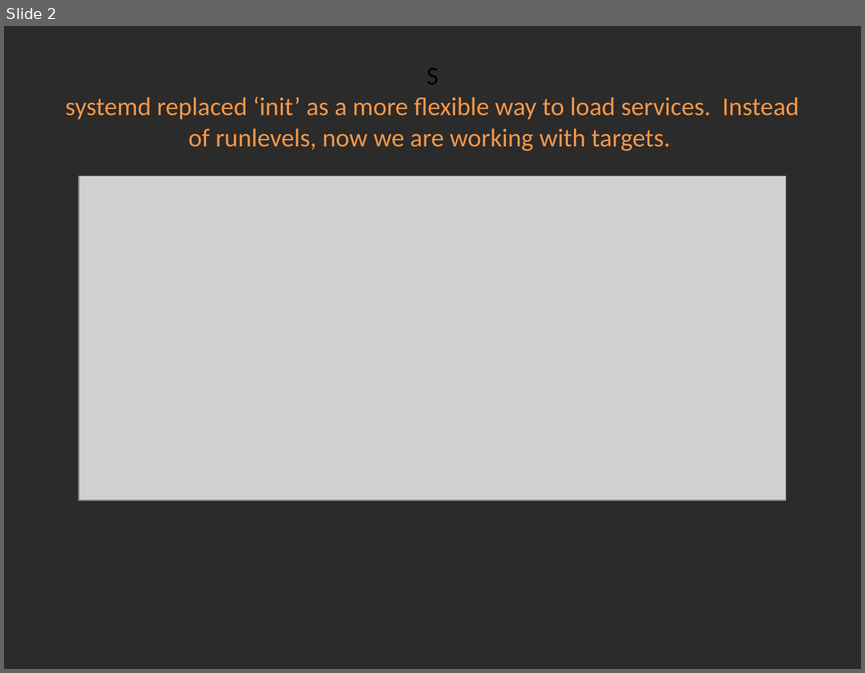
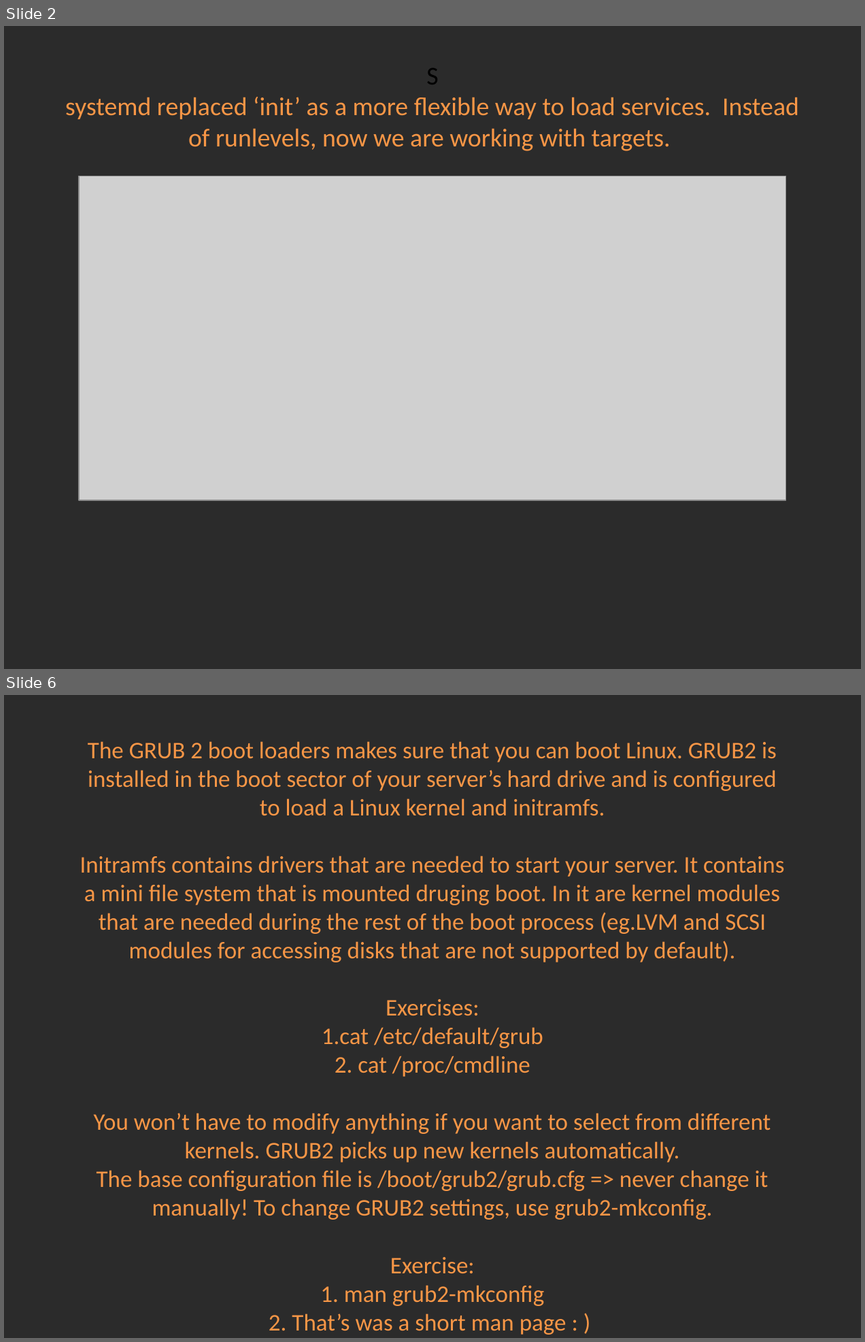
Before and after one commit to Academy-Soft-Intellect/Linux-Course, a slide deck: 10.SystemDAndTheBootProcedure/10-SystemDAndTheBootProcedure.pptx. Shown one above the other, each under a label of ours: slide 2 before the commit, slides 2 and 6 after it; the slides between them are not shown. The pictures are 865x673 and 865x1342 pixels, drawn with LibreOffice and Linux fonts; fonts in the diff are those of the drawing; grey boxes stand for pictures; background and template pictures are left out; a plain dark background stands for a picture behind light text. Boxes give left, top, right and bottom in pixels: in the first picture for what was removed or moved away, otherwise in the second. Text is boxed around its words. In the diff, an @@ line names an element or a change of style, - is before the commit and + after.

Commit message:
Systemd

```diff
--- a/10.SystemDAndTheBootProcedure/10-SystemDAndTheBootProcedure.pptx
+++ b/10.SystemDAndTheBootProcedure/10-SystemDAndTheBootProcedure.pptx
@@ slide 6 added at (4, 695, 861, 1338), background picture (left out) @@
@@ title added at (80, 741, 784, 1334), 20 pt, text #F79646 @@
+The GRUB 2 boot loaders makes sure that you can boot Linux. GRUB2 is installed in the boot sector of your server’s hard drive and is configured to load a Linux kernel and initramfs.
+Initramfs contains drivers that are needed to start your server. It contains a mini file system that is mounted druging boot. In it are kernel modules that are needed during the rest of the boot process (eg.LVM and SCSI modules for accessing disks that are not supported by default).
+Exercises:
+1.cat /etc/default/grub
+2. cat /proc/cmdline
+You won’t have to modify anything if you want to select from different kernels. GRUB2 picks up new kernels automatically.
+The base configuration file is /boot/grub2/grub.cfg => never change it manually! To change GRUB2 settings, use grub2-mkconfig.
+Exercise:
+1. man grub2-mkconfig
+2. That’s was a short man page : )
```
Also in this commit, not shown: 1 slide changed, 6 other slides added, 2 other files.
